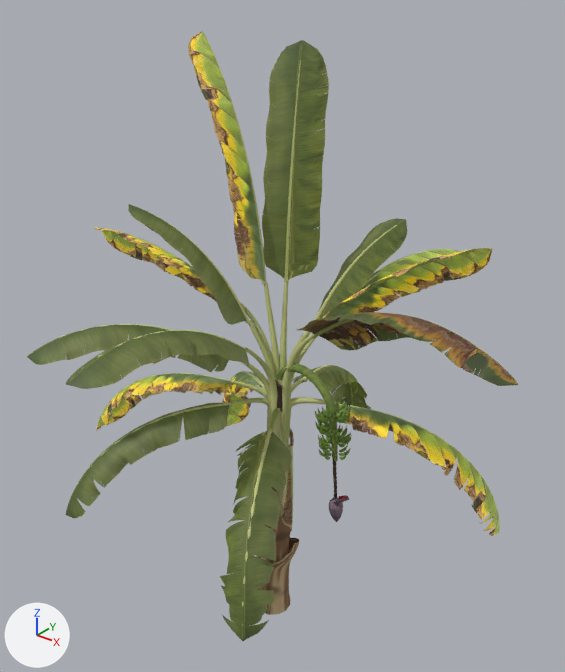
Renders of the glTF model public/models/plants/banana.glb from each side of a commit.
One viewpoint serves both versions: a 50 mm lens placed at (4.3, -5.2, 6.63), pointed at (0.13, 0.02, 3.4). The lights are fixed; the arrows at lower left show +X, +Y and +Z. The first picture is the older version. Vertices at exactly the same position are counted once.

Names of what the first picture shows: 'banana-banana-fruit', 'banana-banana-leaf', 'banana-banana-stem' and 1 more.
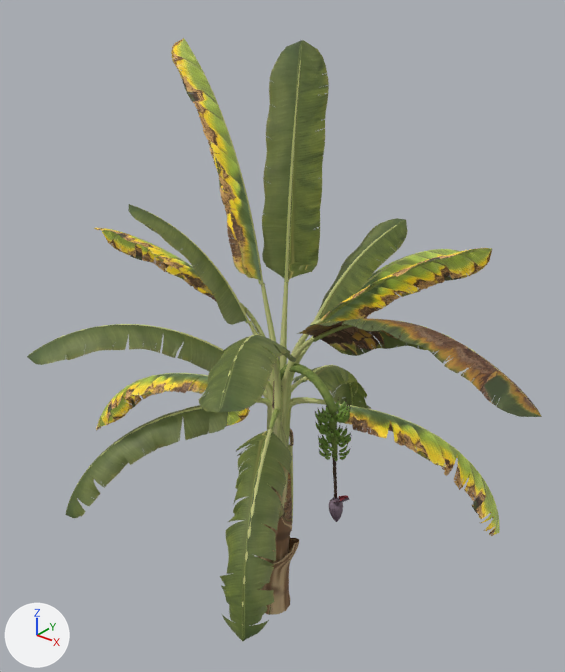
Changed parts and their boxes [x1, y1, x2, y2] in the pictures (565 x 672 px; the box of a moved part takes in the faces that stretch with it):
'banana-banana-leaf', reshaped: before [27, 31, 518, 641]; after [27, 38, 542, 641]
'banana-banana-stem', reshaped: before [59, 48, 499, 625]; after [59, 55, 501, 625]
part 1 of me_banana_banana_leaf, moved or reshaped: before [65, 331, 249, 389]; after [199, 335, 296, 412]
part 2 of me_banana_banana_leaf, moved or reshaped: before [188, 31, 265, 281]; after [171, 38, 261, 281]
part 3 of me_banana_banana_leaf, moved or reshaped: before [297, 312, 518, 386]; after [296, 318, 542, 417]
part 4 of me_banana_banana_stem, moved or reshaped: before [82, 330, 247, 369]; after [223, 334, 272, 393]
part 5 of me_banana_banana_stem, moved or reshaped: before [282, 333, 313, 437]; after [282, 337, 314, 436]
part 6 of me_banana_banana_stem, moved or reshaped: before [312, 313, 499, 365]; after [312, 320, 501, 372]
part 7 of me_banana_banana_stem, moved or reshaped: before [264, 283, 280, 377]; after [261, 283, 280, 370]
part 8 of me_banana_banana_stem, moved or reshaped: before [211, 48, 267, 284]; after [194, 55, 263, 284]
part 9 of me_banana_banana_stem, moved or reshaped: before [246, 348, 278, 420]; after [272, 353, 283, 417]

Diff of the bpy script that builds the scene:
```diff
--- a/public/models/plants/banana.glb.py
+++ b/public/models/plants/banana.glb.py
@@ me_banana_banana_leaf @@
 # used by ob_banana_banana_leaf; location = (0.0, 0.0, 0.0)
-me_banana_banana_leaf.from_pydata(...)  # 11555 vertices, 18824 faces; spans x -2.05..2.63, y -2.25..2.24, z 0.75..6.02
+me_banana_banana_leaf.from_pydata(...)  # 11555 vertices, 18824 faces; spans x -2.05..2.87, y -1.92..2.24, z 0.75..5.97
+# me_banana_banana_leaf part 1: the loose piece of 628 vertices spanning x -0.3..0.29, y -2.25..-0.42, z 3.38..3.94 is multiplied about its middle by the matrix ((0.84, -0.541, -0.018), (0.542, 0.832, 0.034), (-0.006, -0.01, 1.064)), then moved by (0.72, 0.23, 0.06)
+# me_banana_banana_leaf part 2: the loose piece of 585 vertices spanning x -1.12..-0.11, y -0.2..0.36, z 3.84..6.02 is multiplied about its middle by the matrix ((1.005, -0.053, -0.083), (0.055, 1.008, 0.018), (0.082, -0.022, 1.006)), then moved by (-0.12, -0.01, -0.04)
+# me_banana_banana_leaf part 3: 611 of 11555 vertices moved; they spanned x 0.55..2.63, y -0.74..0.02, z 3.48..4.2 and now span x 0.58..2.87, y -0.89..-0.02, z 3.46..4.19; mean shift (0.14, -0.09, -0.02); largest move (2.63, -0.51, 3.98) -> (2.87, -0.67, 3.9)
 me_banana_banana_leaf.materials.append(mat_banana_leaf)
@@ me_banana_banana_stem @@
 # used by ob_banana_banana_stem; location = (0.0, 0.0, 0.0)
-me_banana_banana_stem.from_pydata(...)  # 5573 vertices, 9712 faces; spans x -1.91..2.47, y -2.1..2.1, z 0.0..5.88
+me_banana_banana_stem.from_pydata(...)  # 5573 vertices, 9712 faces; spans x -1.91..2.7, y -1.8..2.1, z 0.0..5.82
+# me_banana_banana_stem part 4: the loose piece of 66 vertices spanning x -0.1..0.07, y -2.1..-0.42, z 3.38..3.94 is multiplied about its middle by the matrix ((0.839, -0.544, -0.024), (0.545, 0.837, 0.046), (-0.001, -0.008, 1.076)), then moved by (0.69, 0.21, 0.05)
+# me_banana_banana_stem part 5: the loose piece of 88 vertices spanning x 0.07..0.58, y -0.09..0.05, z 2.27..3.59 is scaled about its middle by (1.06, 1.17, 0.988), then moved by (0.01, -0.01, 0.0)
+# me_banana_banana_stem part 6: the loose piece of 66 vertices spanning x 0.56..2.47, y -0.49..-0.06, z 3.55..4.17 is multiplied about its middle by the matrix ((1.108, 0.039, 0.051), (-0.039, 1.109, -0.013), (-0.052, 0.011, 1.109)), then moved by (0.13, -0.08, -0.03)
+# me_banana_banana_stem part 7: the loose piece of 88 vertices spanning x -0.15..0.09, y -0.01..0.1, z 2.41..3.85 is multiplied about its middle by the matrix ((0.999, -0.017, -0.026), (0.017, 0.999, 0.0), (0.026, -0.001, 0.999)), then moved by (-0.01, 0.0, 0.0)
+# me_banana_banana_stem part 8: the loose piece of 66 vertices spanning x -0.93..-0.12, y 0.06..0.31, z 3.84..5.88 is multiplied about its middle by the matrix ((1.005, -0.049, -0.082), (0.051, 1.009, 0.016), (0.081, -0.02, 1.007)), then moved by (-0.12, -0.01, -0.03)
+# me_banana_banana_stem part 9: 88 of 5573 vertices moved; they spanned x 0.0..0.13, y -0.43..0.0, z 2.25..3.42 and now span x 0.04..0.29, y -0.34..0.01, z 2.25..3.44; mean shift (0.1, 0.04, 0.01); largest move (0.05, -0.41, 3.42) -> (0.28, -0.31, 3.44)
 me_banana_banana_stem.materials.append(mat_banana_stem)
```
